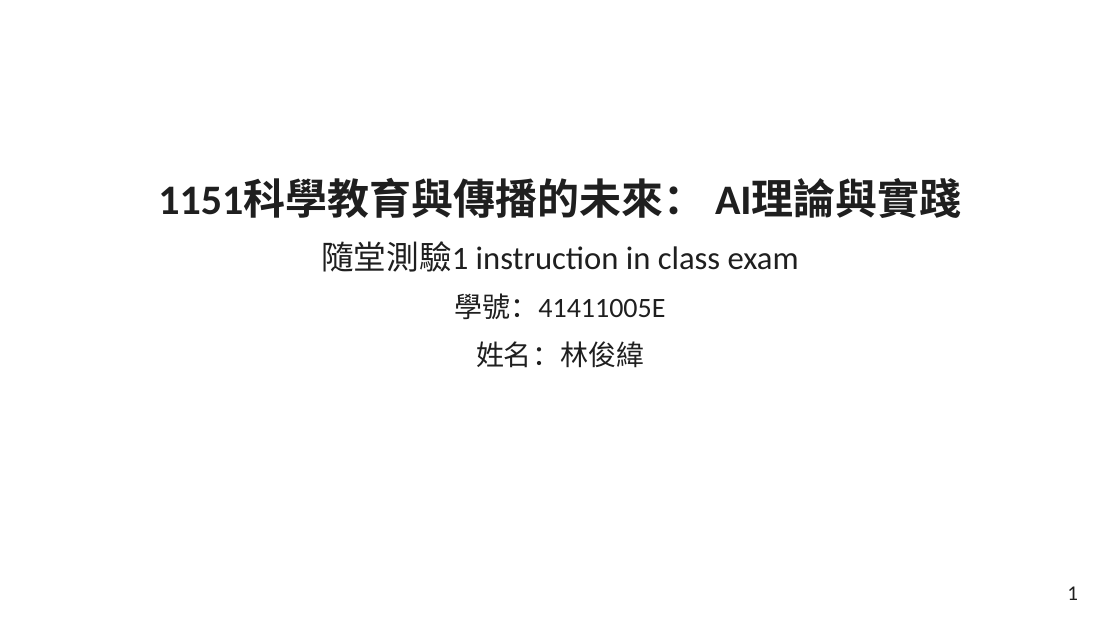
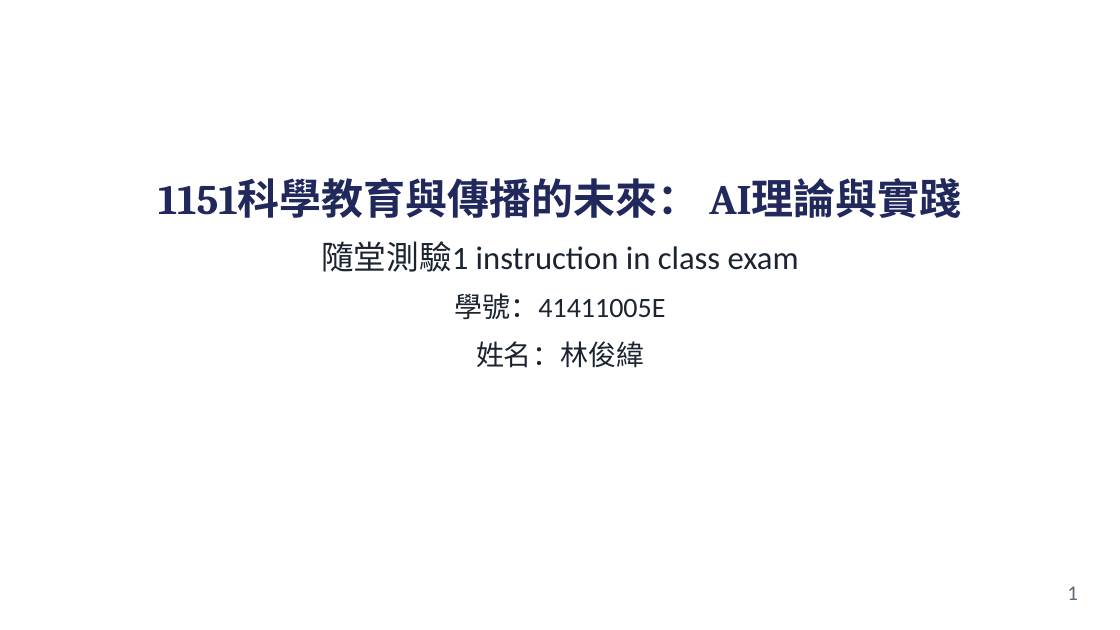
Before and after one commit to billlingsley/storage, a slide deck: slide 1 of out/41411005E_林俊緯_隨堂測驗1.pptx. Drawn at 1120x630 pixels with LibreOffice and Linux fonts; fonts in the diff are those of the drawing. Boxes give left, top, right and bottom in pixels: in the first picture for what was removed or moved away, otherwise in the second. Text is boxed around its words. In the diff, an @@ line names an element or a change of style, - is before the commit and + after.

```diff
--- a/out/41411005E_林俊緯_隨堂測驗1.pptx
+++ b/out/41411005E_林俊緯_隨堂測驗1.pptx
@@ text "1151科學教育與傳播的未來： AI理論與實踐" at <box>158,178,961,368</box>: font Calibri to Cambria, text colour #1F1F1F to #21295C in "1151科學教育與傳播的未來： AI理論與實踐"; text colour #1F1F1F to #1B2430 in "隨堂測驗1 instruction in class exam", "學號：41411005E", "姓名：林俊緯" @@
@@ text "1" at <box>1067,586,1078,600</box>: text colour #1F1F1F to #5A6B78 @@
```
Also in this commit, not shown: 5 other slides changed.
